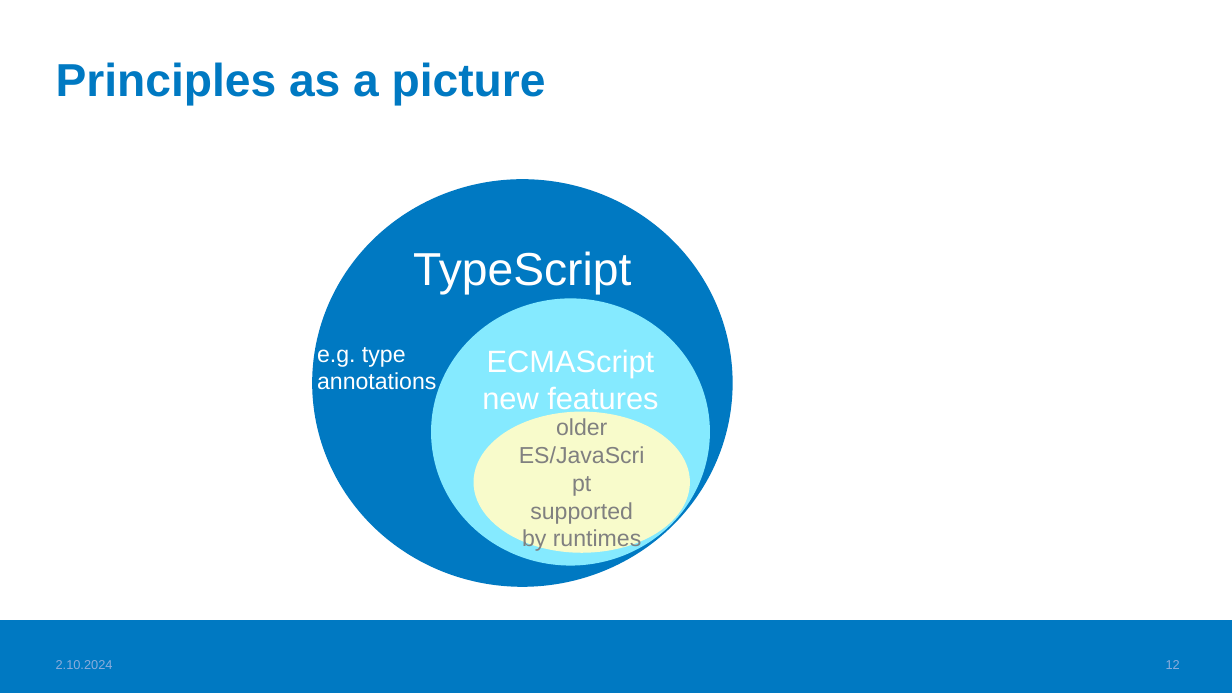
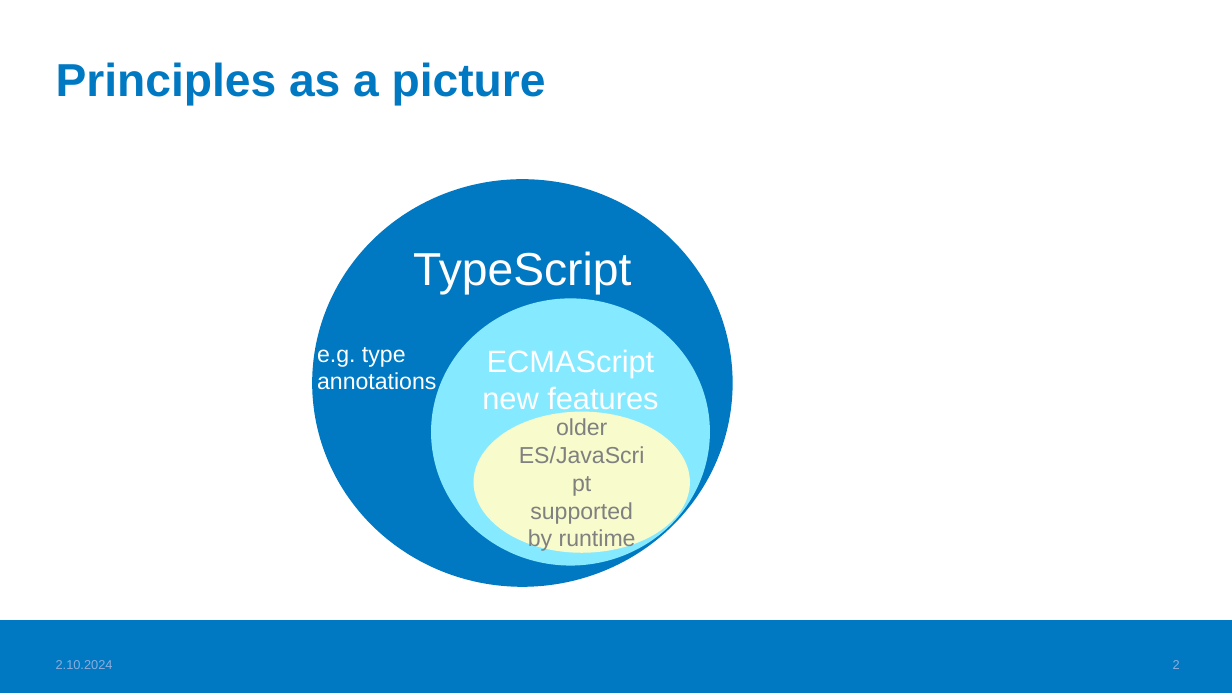
Before and after one commit to valju/JS_ES_Features, a slide deck: slide 2 of TS_basics/TypeScript_usage_understood.pptx (slide 12 before the commit). Drawn at 1232x693 pixels with LibreOffice and Linux fonts; fonts in the diff are those of the drawing; background and template pictures are left out. Boxes give left, top, right and bottom in pixels: in the first picture for what was removed or moved away, otherwise in the second. Text is boxed around its words. In the diff, an @@ line names an element or a change of style, - is before the commit and + after.

```diff
--- a/TS_basics/TypeScript_usage_understood.pptx
+++ b/TS_basics/TypeScript_usage_understood.pptx
@@ text in ellipse at [528, 529, 636, 552]: text changed @@
-by runtimes
+by runtime
@@ page number at [1173, 660, 1180, 669]: text changed @@
-12
+2
```
Also in this commit, not shown: 8 other slides changed, 1 slide removed, 1 other file.
